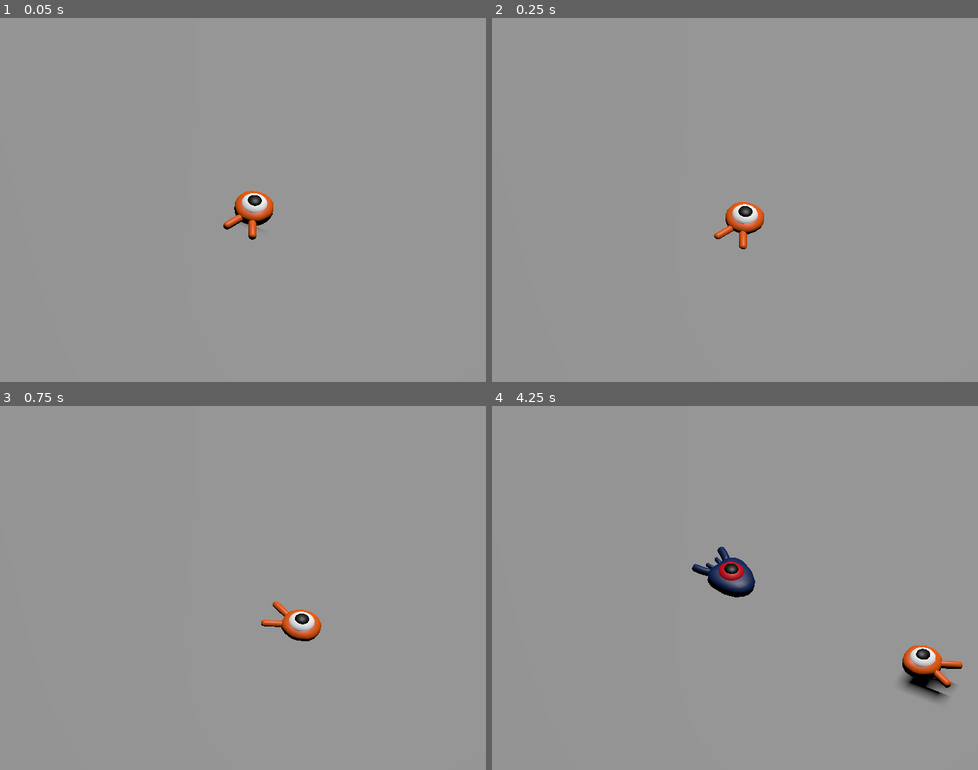
Above: before the commit, frames 1-4 (two rows, left to right).
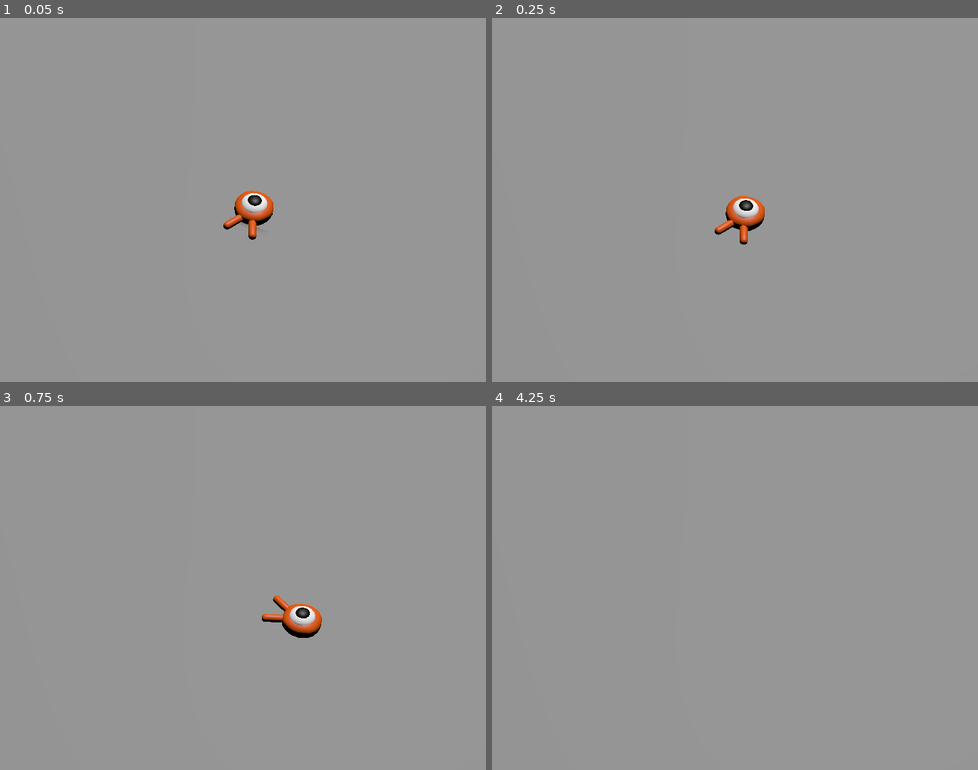
Above: after the commit, the same moments.

Repository: Banzubie/3dLearning
Game: Godot game, scene res://main.tscn
Same seed, same stepped clock (60 frames per second), same inputs: the game is played once before the commit and once after it.
Inputs:
- Up to frame 1 (0.05 s): no input
- Up to frame 2 (0.25 s): no input
- Up to frame 3 (0.75 s): tap Enter at 0.5 s; hold D (move_right) from 0.53 s (still down)
- Up to frame 4 (4.25 s): tap Space (jump) at 0.77, 1.52, 3.02, 3.5, 3.77 s; release D (move_right) at 1.28 s; hold S (move_down) 1.28-2.03 s; hold D (move_right) 2.03-2.78 s; hold W (move_up) 2.78-3.53 s; hold A (move_left) from 3.53 s (still down)

Frame 1 is identical in both runs. In frame 2, 0.8% of the frame differs, in the area x 45-57%, y 48-64%; in frame 3, 0.9%; in frame 4, 2.1%, in the area x 41-97%, y 38-81%.
Error before the commit: Invalid call. Nonexistent function 'squash' in base 'CharacterBody3D (Mob.gd)'. (res://player.gd:42)

Commit message:
added player death

Diff:
--- a/Mob.gd
+++ b/Mob.gd
@@ -2,6 +2,8 @@
 
 @export var min_speed = 10
 @export var max_speed = 18
+
+signal squashed
 
 func _physics_process(delta):
 	move_and_slide()
@@ -14,7 +16,9 @@
 	velocity = Vector3.FORWARD * random_speed
 	velocity = velocity.rotated(Vector3.UP, rotation.y)
 
-
+func squash():
+	squashed.emit()
+	queue_free()
 
 func _on_visible_on_screen_enabler_3d_screen_exited():
 	queue_free()
--- a/main.gd
+++ b/main.gd
@@ -15,3 +15,7 @@
 	mob.initialize(mob_spawn_location.position, player_position)
 
 	add_child(mob)
+
+
+func _on_player_hit():
+	$MobTimer.stop()
--- a/main.tscn
+++ b/main.tscn
@@ -81,4 +81,5 @@
 wait_time = 0.5
 autostart = true
 
+[connection signal="hit" from="Player" to="." method="_on_player_hit"]
 [connection signal="timeout" from="MobTimer" to="." method="_on_mob_timer_timeout"]
--- a/player.gd
+++ b/player.gd
@@ -4,6 +4,8 @@
 @export var fall_acceleration = 75
 @export var jump_impulse = 20
 @export var bounce_impulse = 16
+
+signal hit
 
 var target_velocity = Vector3.ZERO
 
@@ -44,3 +46,10 @@
 
 	velocity = target_velocity
 	move_and_slide()
+
+func die():
+	hit.emit()
+	queue_free()
+
+func _on_mob_detector_body_entered(body):
+	die()
--- a/player.tscn
+++ b/player.tscn
@@ -1,10 +1,14 @@
-[gd_scene load_steps=4 format=3 uid="uid://bnhqb21av6484"]
+[gd_scene load_steps=5 format=3 uid="uid://bnhqb21av6484"]
 
 [ext_resource type="PackedScene" uid="uid://bhurfewe0ognx" path="res://art/player.glb" id="1_2y3mc"]
 [ext_resource type="Script" path="res://player.gd" id="1_sirle"]
 
 [sub_resource type="SphereShape3D" id="SphereShape3D_4py0c"]
-radius = 0.8
+radius = 0.976409
+
+[sub_resource type="CylinderShape3D" id="CylinderShape3D_8a3wx"]
+height = 0.390038
+radius = 1.15048
 
 [node name="Player" type="CharacterBody3D"]
 collision_mask = 6
@@ -15,5 +19,16 @@
 [node name="Character" parent="Pivot" instance=ExtResource("1_2y3mc")]
 
 [node name="CollisionShape3D" type="CollisionShape3D" parent="."]
-transform = Transform3D(1, 0, 0, 0, 1, 0, 0, 0, 1, 0, 0.80385, 0)
+transform = Transform3D(1, 0, 0, 0, 1, 0, 0, 0, 1, 0, 0.515666, 0)
 shape = SubResource("SphereShape3D_4py0c")
+
+[node name="MobDetector" type="Area3D" parent="."]
+collision_layer = 0
+collision_mask = 2
+monitorable = false
+
+[node name="CollisionShape3D" type="CollisionShape3D" parent="MobDetector"]
+transform = Transform3D(1, 0, 0, 0, 1, 0, 0, 0, 1, 0, 0.439194, 0)
+shape = SubResource("CylinderShape3D_8a3wx")
+
+[connection signal="body_entered" from="MobDetector" to="." method="_on_mob_detector_body_entered"]
